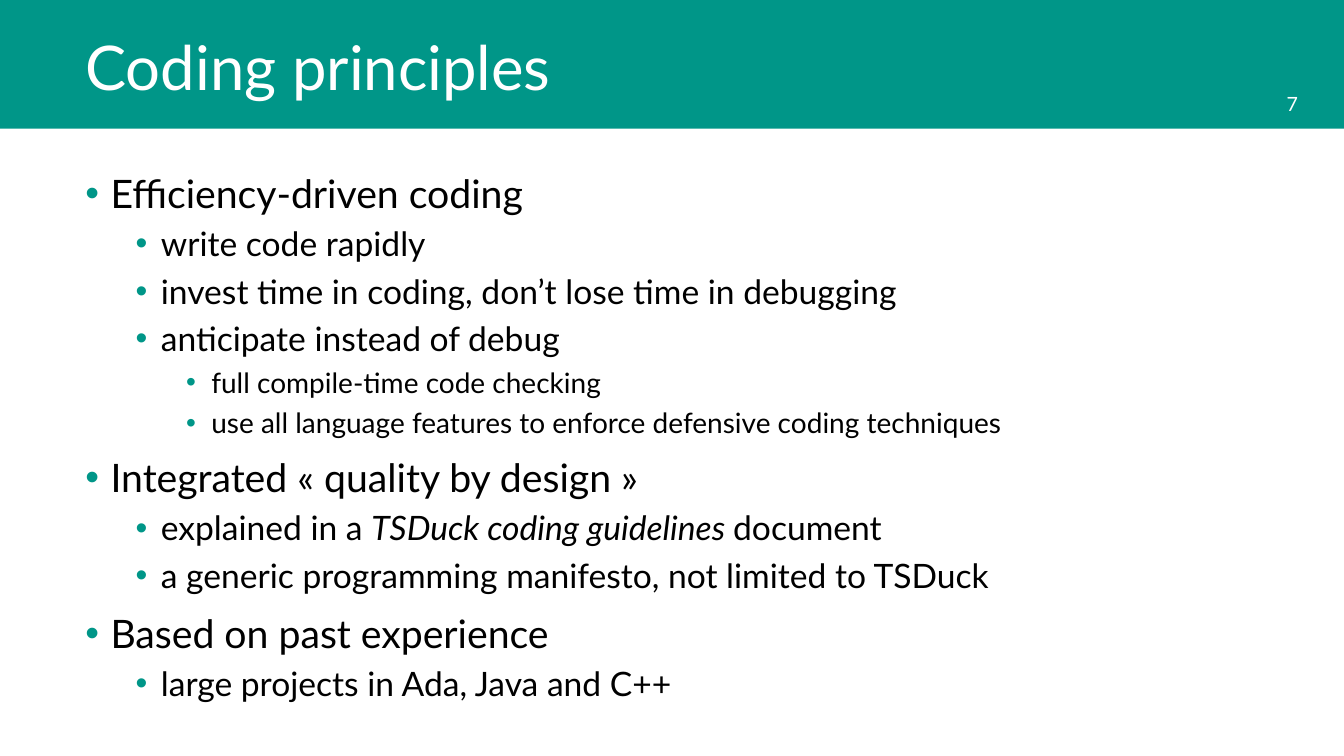
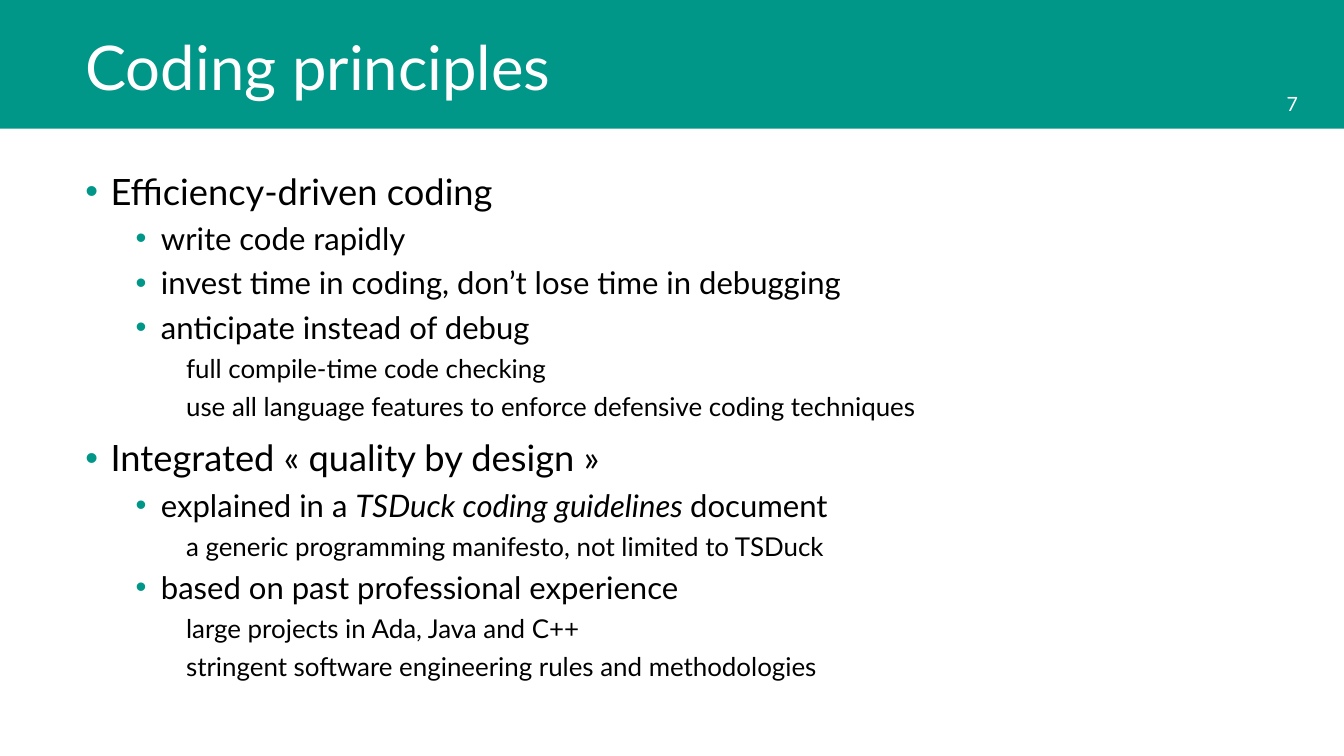
Before and after one commit to tsduck/tsduck, a slide deck: slide 7 of doc/tsduck-project.pptx. Drawn at 1344x756 pixels with LibreOffice and Linux fonts; fonts in the diff are those of the drawing; background and template pictures are left out. Boxes give left, top, right and bottom in pixels: in the first picture for what was removed or moved away, otherwise in the second. Text is boxed around its words. In the diff, an @@ line names an element or a change of style, - is before the commit and + after.

Commit message:
Documentation update

```diff
--- a/doc/tsduck-project.pptx
+++ b/doc/tsduck-project.pptx
@@ text at [111,178,915,643]: size 28 to 25.9 pt in "Efficiency-driven coding", "Integrated « quality by design »"; size 24 to 22.2 pt in "write code rapidly", "invest time in coding, don’t lose time ...", "anticipate instead of debug", "explained in a TSDuck coding guidelines document"; size 20 to 18.5 pt in "full compile-time code checking", "use all language features to enforce defensive ..."; size 24 to 18.5 pt in "a generic programming manifesto, not limited to ...", "large projects in Ada, Java and C++"; bullet • to none; list level 2 to 3 in "a generic programming manifesto, not ..."; list level 2 to 3 in "large projects in Ada, Java ..." @@
@@ text at [161,576,678,605]: text changed; size 28 to 22.2 pt @@
-• Based on past experience
+  • based on past professional experience
@@ text at [186,657,817,681]: paragraph added @@
+    stringent software engineering rules and methodologies
```
Also in this commit, not shown: 9 other slides changed, 8 other files.
